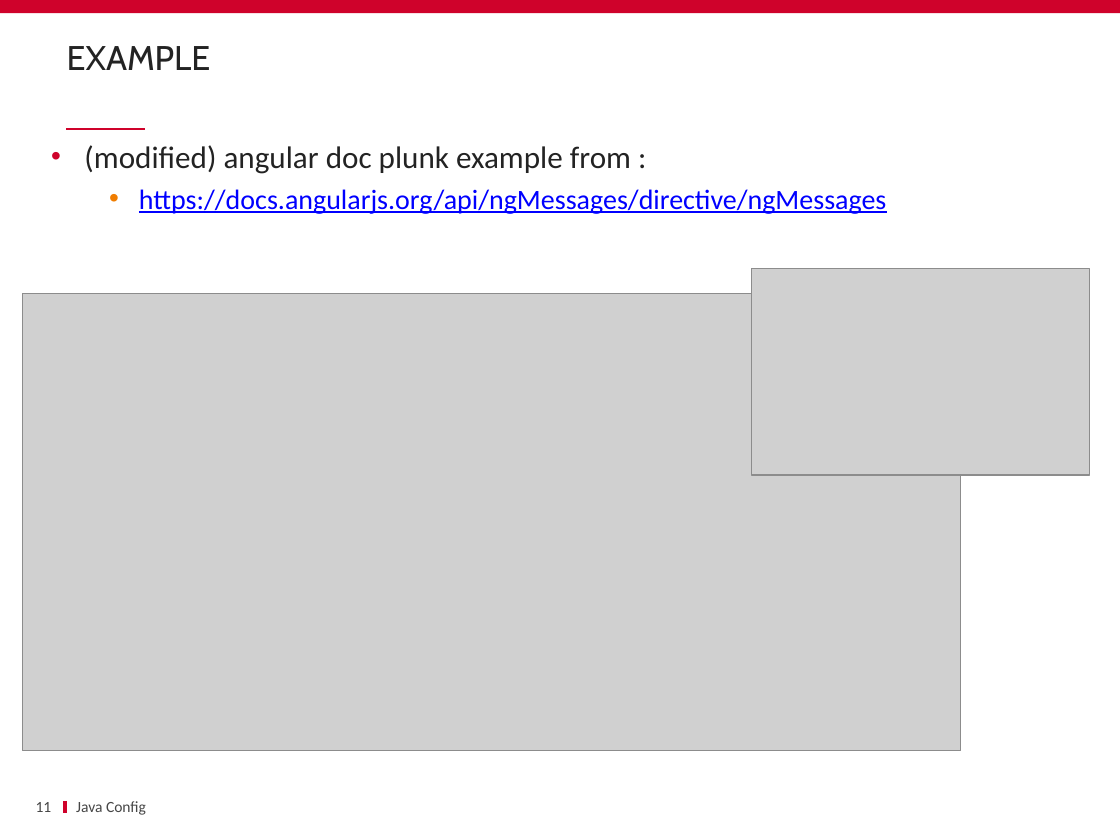
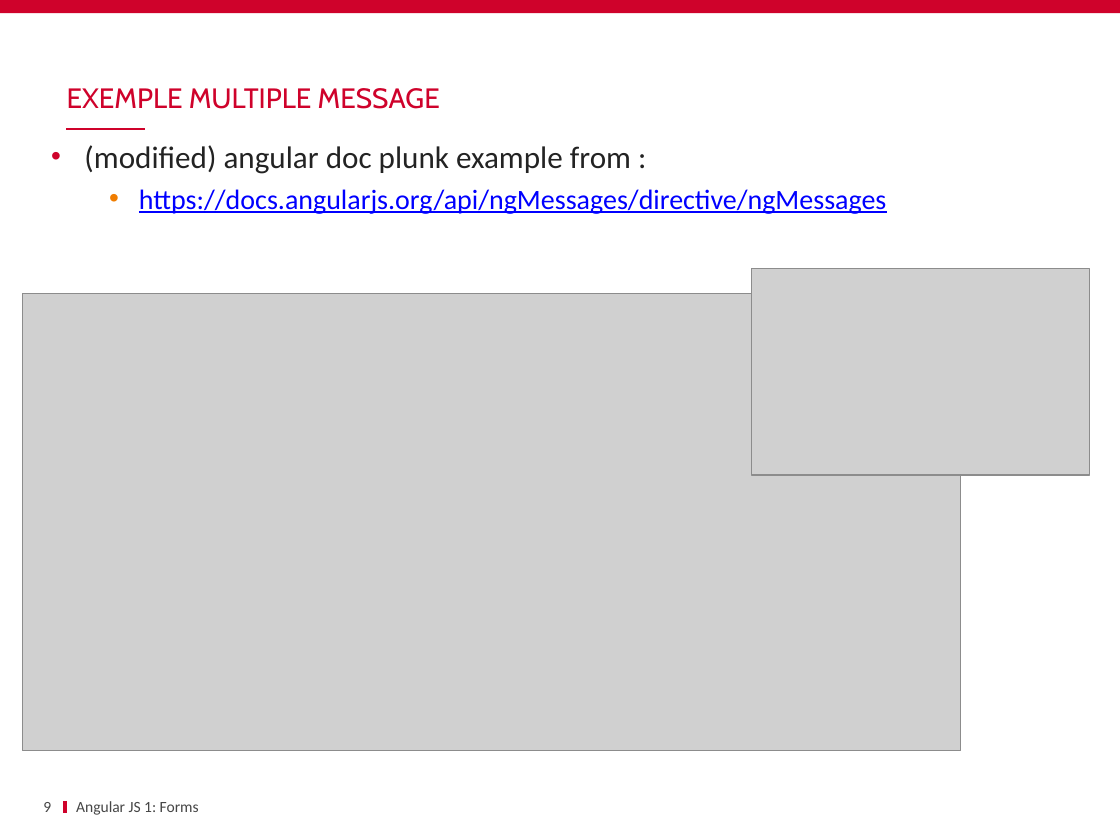
Before and after one commit to schassande/formation-angularjs1, a slide deck: slide 9 of Jour1/06 Forms/FORMS.pptx (slide 11 before the commit). Drawn at 1120x840 pixels with LibreOffice and Linux fonts; fonts in the diff are those of the drawing; grey boxes stand for pictures; background and template pictures are left out. Boxes give left, top, right and bottom in pixels: in the first picture for what was removed or moved away, otherwise in the second. Text is boxed around its words. In the diff, an @@ line names an element or a change of style, - is before the commit and + after.

Commit message:
Nettoyage des slides forms

```diff
--- a/Jour1/06 Forms/FORMS.pptx
+++ b/Jour1/06 Forms/FORMS.pptx
@@ title removed at (67, 46, 211, 70) @@
-EXAMPLE
@@ text added at (67, 88, 440, 109), 18 pt, text #CF022B @@
+EXEMPLE MULTIPLE MESSAGE
@@ page number at (43, 802, 51, 812): text changed @@
-11
+9
@@ text at (76, 801, 199, 815): text changed @@
-Java Config
+Angular JS 1: Forms
```
Also in this commit, not shown: 23 other slides changed, 3 slides removed.
